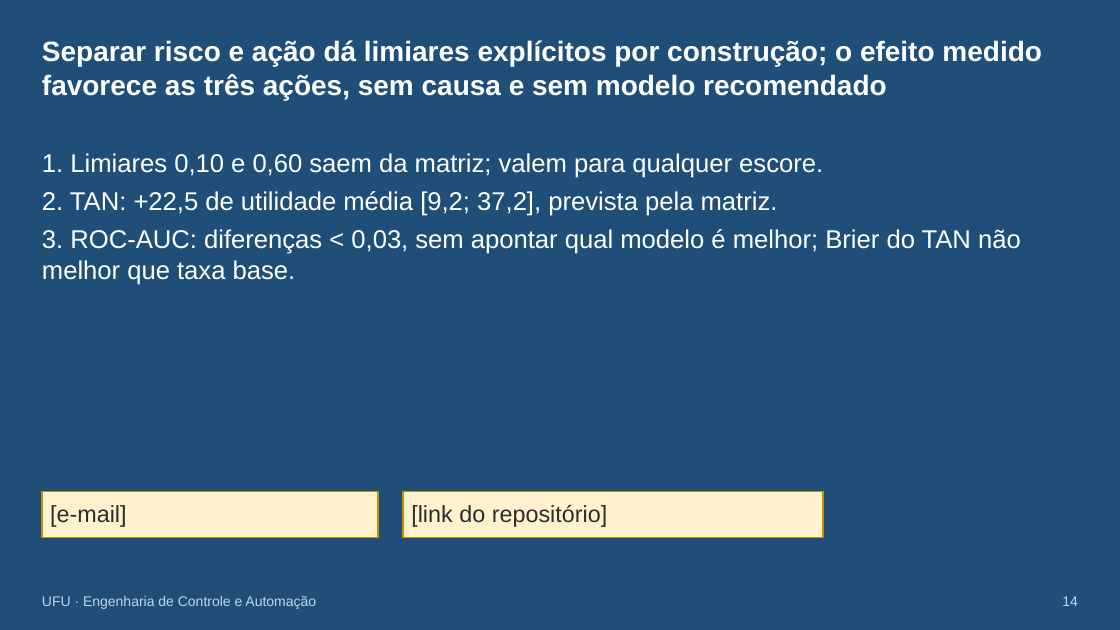
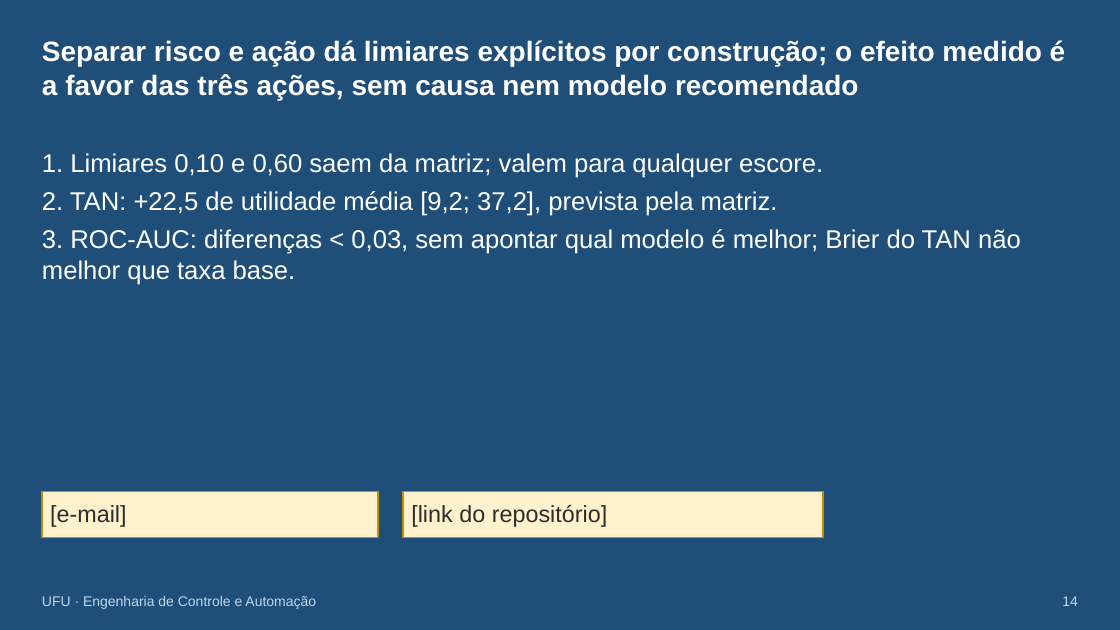
Before and after one commit to rodrigotriboni1/tcc-redes-bayesianas, a slide deck: slide 14 of monografia/defesa/Defesa_TCC_Rodrigo_rascunho.pptx. Drawn at 1120x630 pixels with LibreOffice and Linux fonts; fonts in the diff are those of the drawing. Boxes give left, top, right and bottom in pixels: in the first picture for what was removed or moved away, otherwise in the second. Text is boxed around its words. In the diff, an @@ line names an element or a change of style, - is before the commit and + after.

```diff
--- a/monografia/defesa/Defesa_TCC_Rodrigo_rascunho.pptx
+++ b/monografia/defesa/Defesa_TCC_Rodrigo_rascunho.pptx
@@ text at [42,40,1066,100]: text changed @@
-Separar risco e ação dá limiares explícitos por construção; o efeito medido favorece as três ações, sem causa e sem modelo recomendado
+Separar risco e ação dá limiares explícitos por construção; o efeito medido é a favor das três ações, sem causa nem modelo recomendado
```
Also in this commit, not shown: 14 other files.
